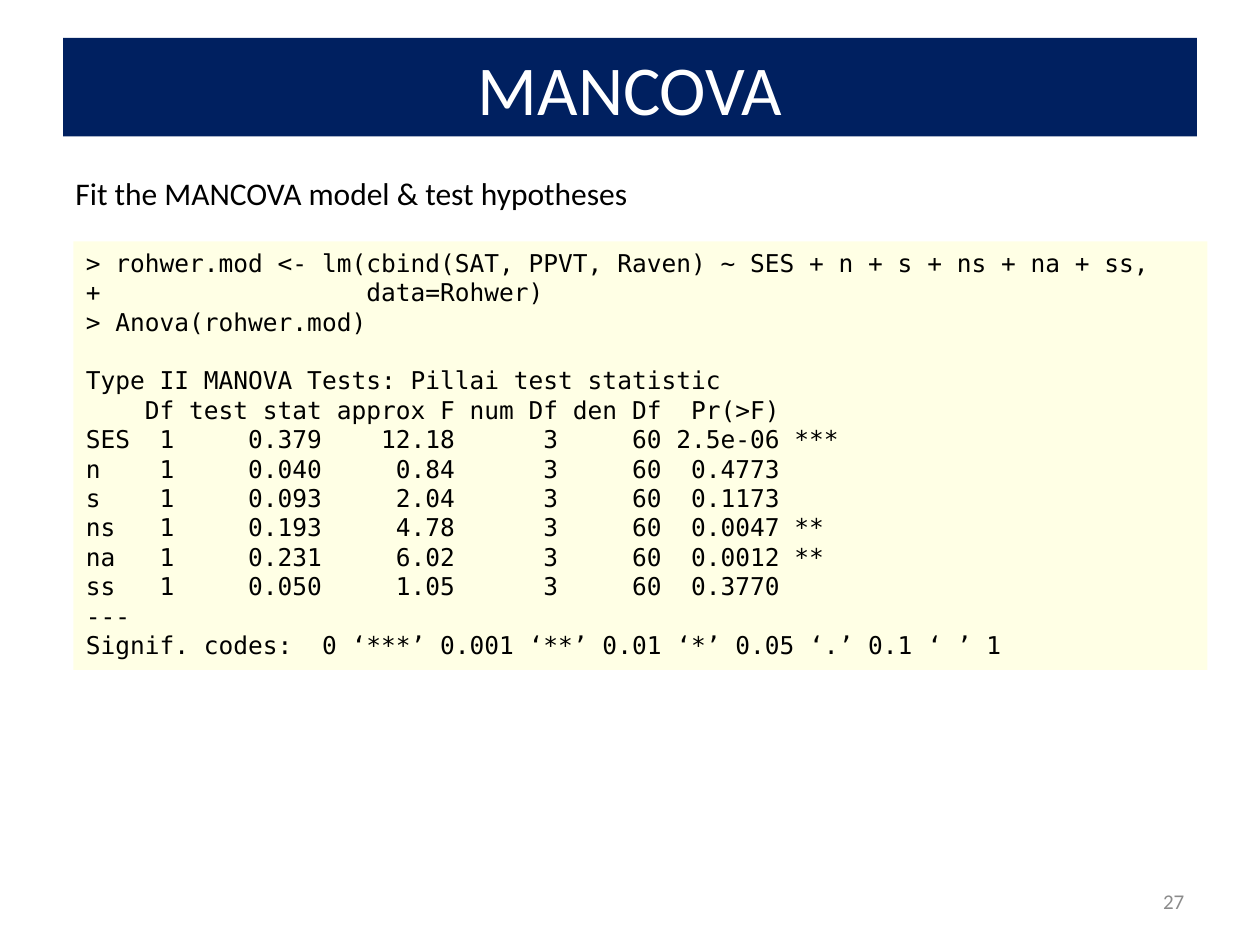
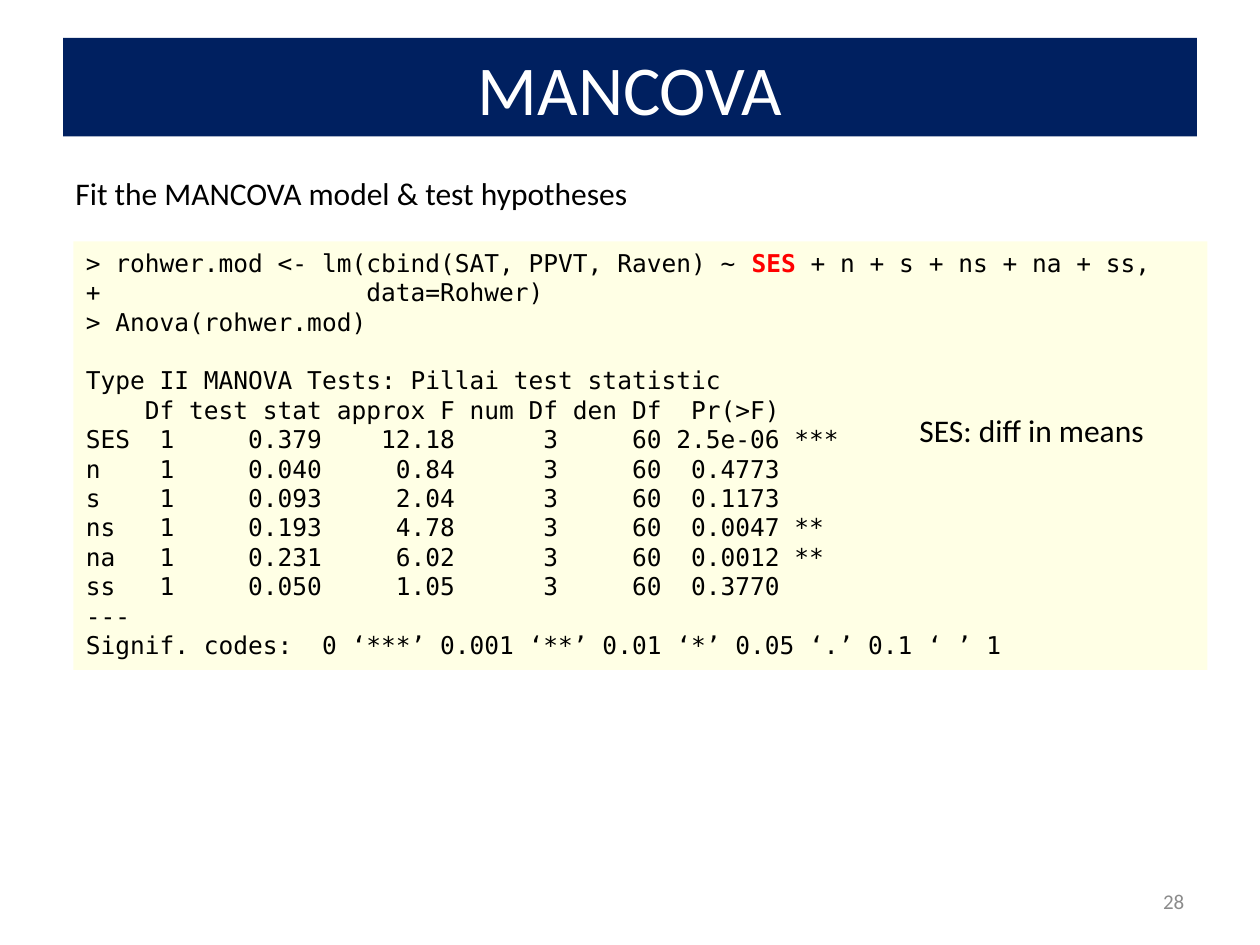
Before and after one commit to friendly/VisMLM-course, a slide deck: slide 28 of docs/lectures/lecture3.pptx (slide 27 before the commit). Drawn at 1260x945 pixels with LibreOffice and Linux fonts; fonts in the diff are those of the drawing. Boxes give left, top, right and bottom in pixels: in the first picture for what was removed or moved away, otherwise in the second. Text is boxed around its words. In the diff, an @@ line names an element or a change of style, - is before the commit and + after.

```diff
--- a/docs/lectures/lecture3.pptx
+++ b/docs/lectures/lecture3.pptx
@@ text in rectangle at (x1=115, y1=253, x2=1150, y2=276): text colour #000000 to #FF0000, bold on in "SES" @@
@@ text added at (x1=919, y1=420, x2=1144, y2=443), 18 pt, text #000000 @@
+SES: diff in means
@@ page number at (x1=1163, y1=895, x2=1184, y2=909): text changed @@
-27
+28
```
Also in this commit, not shown: 8 other slides changed, 3 slides added, 35 other files.
